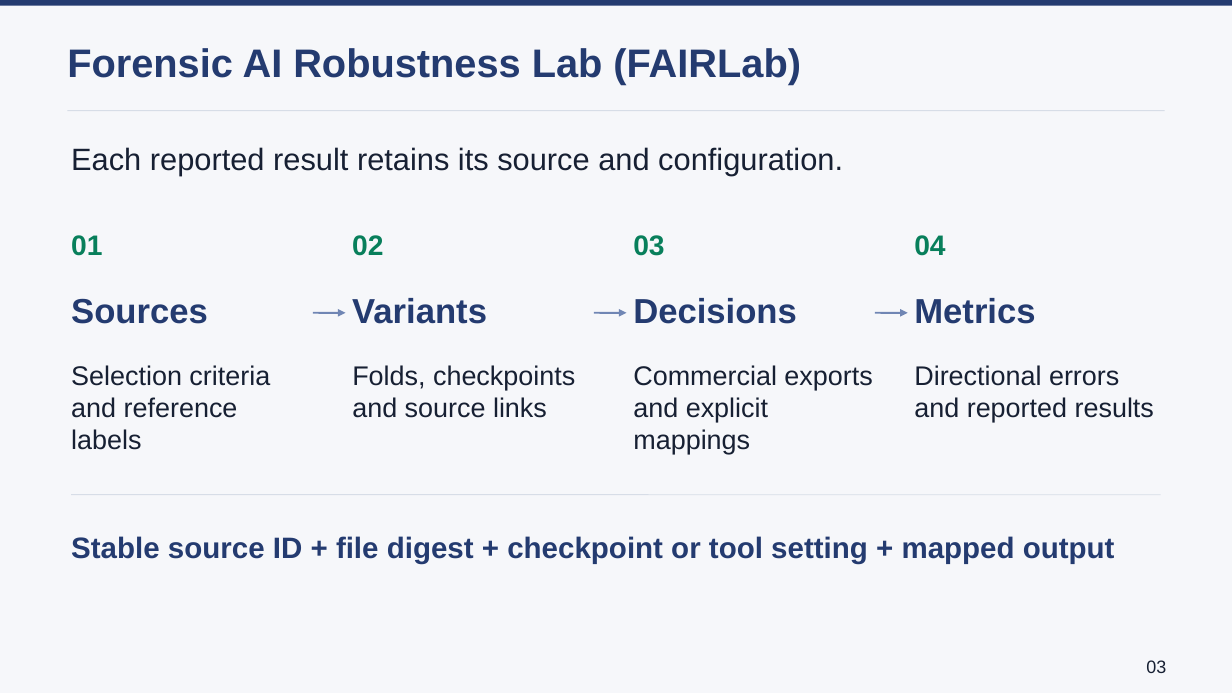
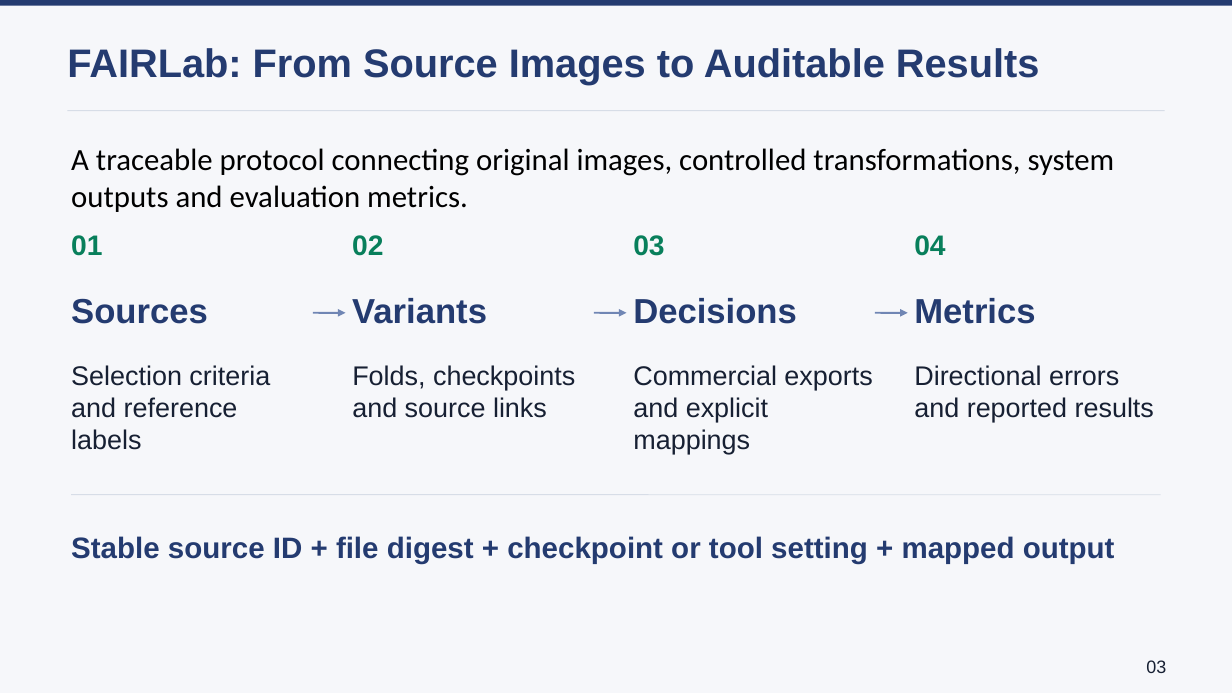
Before and after one commit to lmolinario/Molinario_Thesis_Defense_2026, a slide deck: slide 6 of Molinario_Thesis_Defense_2026.pptx. Drawn at 1232x693 pixels with LibreOffice and Linux fonts; fonts in the diff are those of the drawing. Boxes give left, top, right and bottom in pixels: in the first picture for what was removed or moved away, otherwise in the second. Text is boxed around its words. In the diff, an @@ line names an element or a change of style, - is before the commit and + after.

```diff
--- a/Molinario_Thesis_Defense_2026.pptx
+++ b/Molinario_Thesis_Defense_2026.pptx
@@ text at (67, 48, 1040, 84): text changed @@
-Forensic AI Robustness Lab (FAIRLab)
+FAIRLab: From Source Images to Auditable Results
@@ text at (71, 148, 1115, 212): text changed; font Arial to Calibri; text colour #172033 to #000000 @@
-Each reported result retains its source and configuration.
+A traceable protocol connecting original images, controlled transformations, system outputs and evaluation metrics.
```
Also in this commit, not shown: 2 other slides changed.
